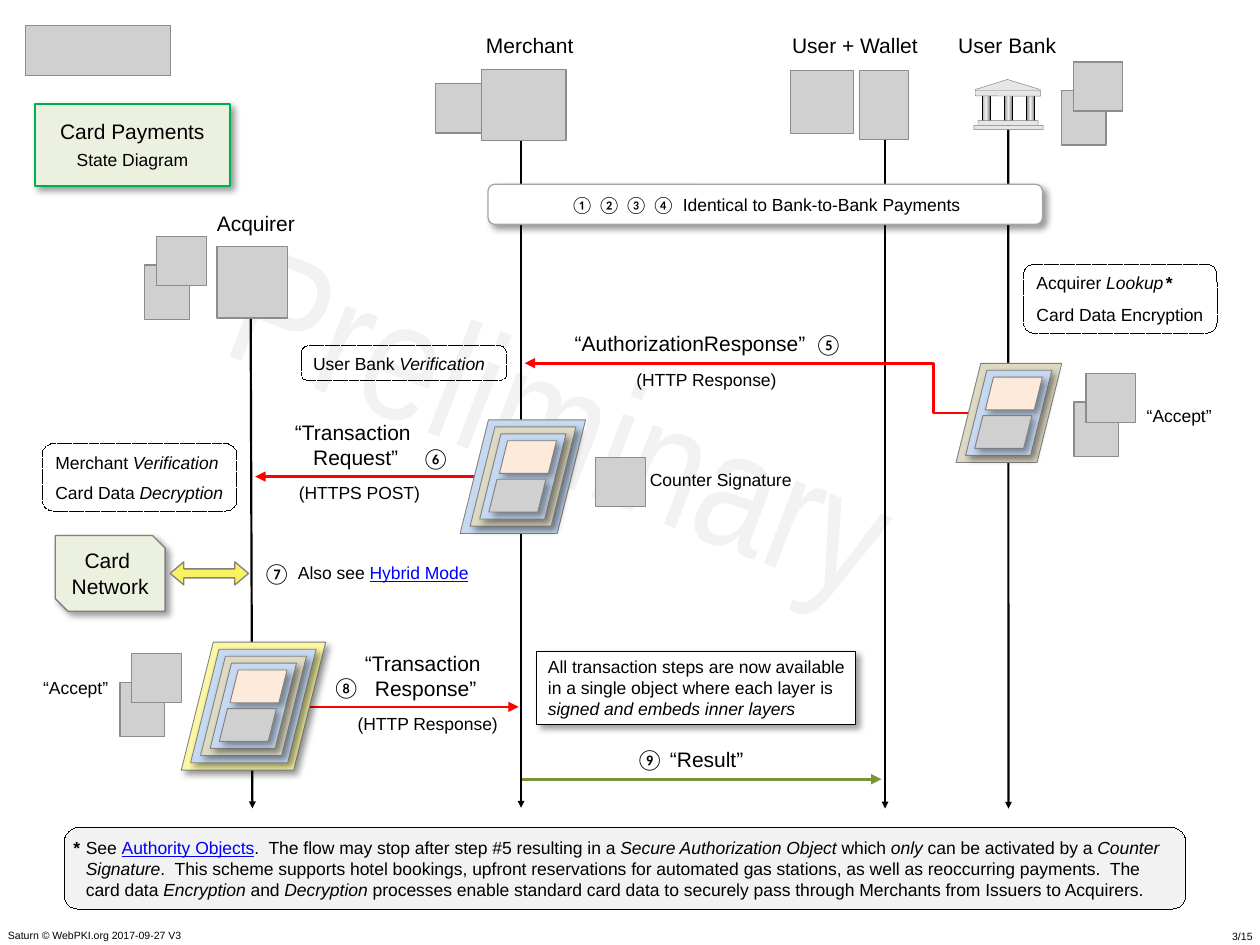
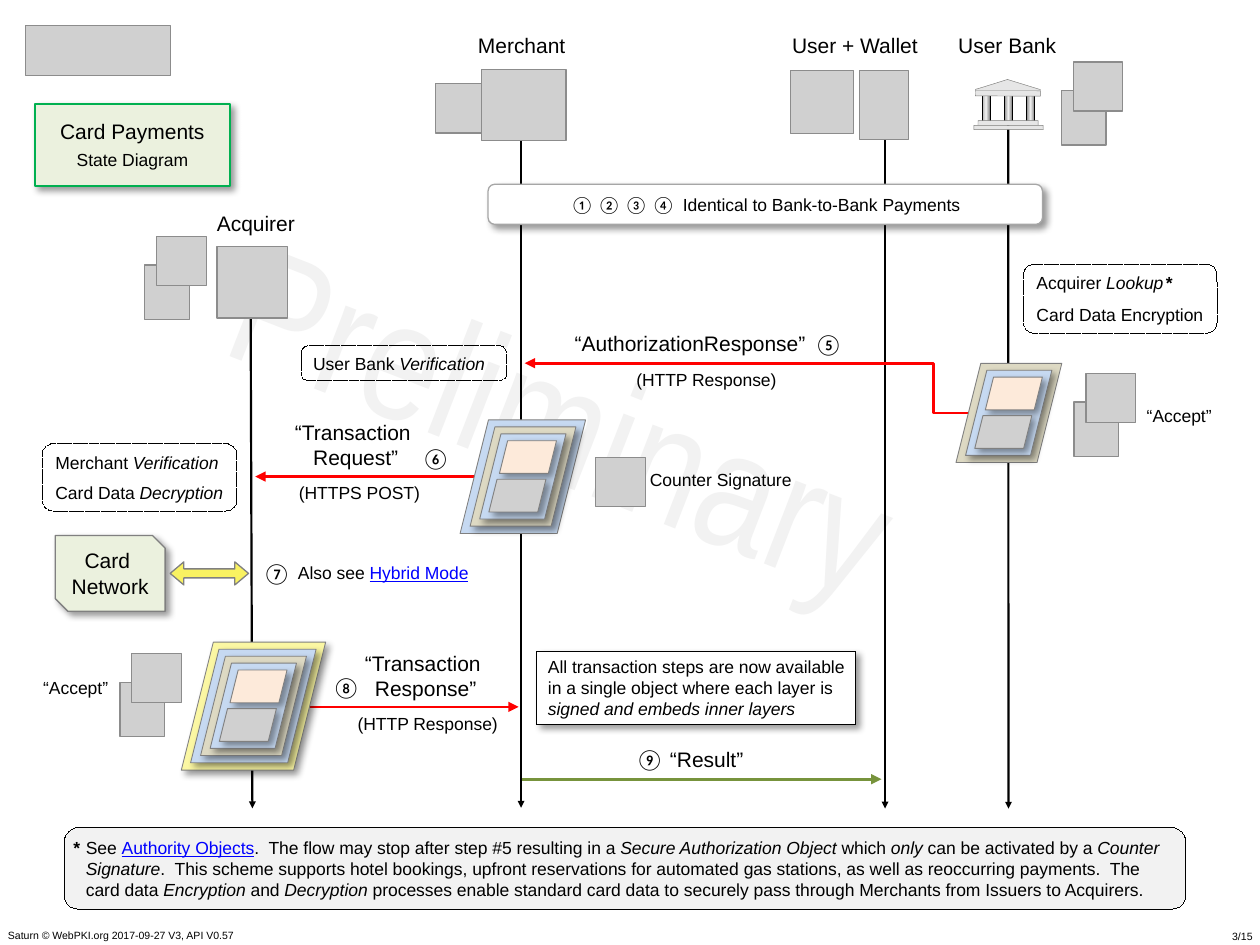
Before and after one commit to cyberphone/doc, a slide deck: slide 3 of saturn/saturn-v3-presentation.pptx. Drawn at 1260x945 pixels with LibreOffice and Linux fonts; fonts in the diff are those of the drawing; grey boxes stand for pictures. Boxes give left, top, right and bottom in pixels: in the first picture for what was removed or moved away, otherwise in the second. Text is boxed around its words. In the diff, an @@ line names an element or a change of style, - is before the commit and + after.

```diff
--- a/saturn/saturn-v3-presentation.pptx
+++ b/saturn/saturn-v3-presentation.pptx
@@ text "Merchant" moved from (x1=486, y1=37, x2=573, y2=54) to (x1=478, y1=37, x2=565, y2=54) @@
@@ text at (x1=8, y1=931, x2=233, y2=941): text changed @@
-Saturn © WebPKI.org 2017-09-27 V3
+Saturn © WebPKI.org 2017-09-27 V3, API V0.57
```
Also in this commit, not shown: 14 other slides changed, 1 other file.
